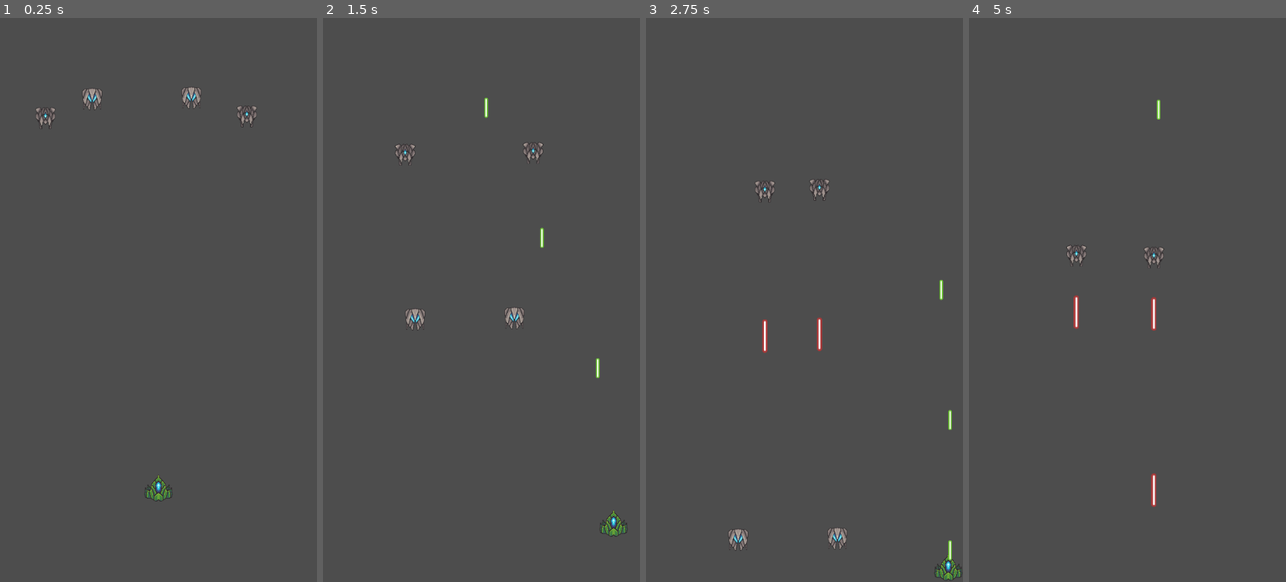
Above: before the commit, frames 1-4 (left to right).
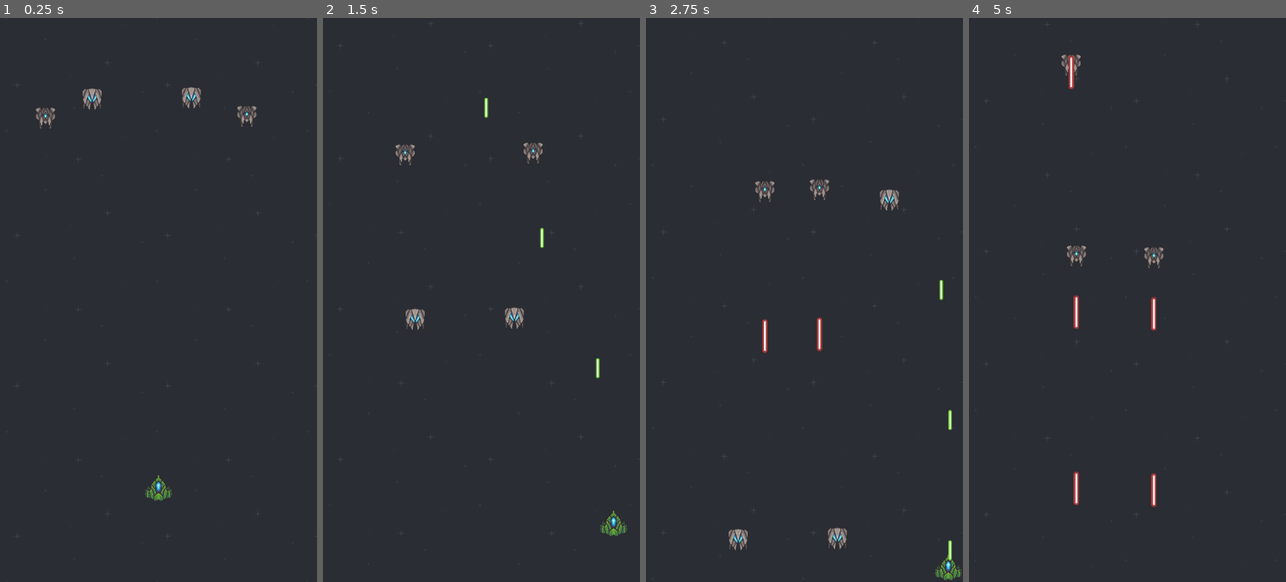
Above: after the commit, the same moments.

Repository: FestiveWasTaken/shootEmUp
Game: Godot game, scene res://scenes/game.tscn
Same seed, same stepped clock (60 frames per second), same inputs: the game is played once before the commit and once after it.
Inputs:
- Up to frame 1 (0.25 s): no input
- Up to frame 2 (1.5 s): hold D (move_right) 0.53-1.28 s; hold Space (shoot) 0.53-1.28 s; hold S (move_down) from 1.28 s (still down); tap Space (shoot) at 1.35 s
- Up to frame 3 (2.75 s): release S (move_down) at 2.03 s; hold D (move_right) from 2.03 s (still down); hold Space (shoot) from 2.03 s (still down)
- Up to frame 4 (5 s): release D (move_right) at 2.78 s; release Space (shoot) at 2.78 s; hold W (move_up) 2.78-3.53 s; tap Space (shoot) at 2.85, 4.35 s; hold Space (shoot) 3.53-4.28 s; hold A (move_left) from 3.53 s (still down)

The runs differ from the first frame. In frame 1, 99% of the frame differs, in the area x 0-100%, y 0-100%; in frame 2, 99%; in frame 3, 98%; in frame 4, 99%.

Commit message:
Added: Explosions, Background, Enemy Spawner

Diff:
--- /dev/null
+++ b/scenes/explosion.gd
@@ -0,0 +1,12 @@
+extends CPUParticles2D
+
+
+# Called when the node enters the scene tree for the first time.
+func _ready():
+	emitting = true
+
+
+# Called every frame. 'delta' is the elapsed time since the previous frame.
+func _process(delta):
+	if !emitting:
+		queue_free()
--- /dev/null
+++ b/scenes/explosion.tscn
@@ -0,0 +1,17 @@
+[gd_scene load_steps=2 format=3 uid="uid://dmf4o6uuohjuf"]
+
+[ext_resource type="Script" path="res://scenes/explosion.gd" id="1_di013"]
+
+[node name="Explosion" type="CPUParticles2D"]
+emitting = false
+amount = 40
+lifetime = 0.5
+one_shot = true
+explosiveness = 0.83
+direction = Vector2(0, 0)
+spread = 168.43
+gravity = Vector2(0, 0)
+initial_velocity_min = 99.81
+initial_velocity_max = 99.81
+color = Color(1, 0.843137, 0.611765, 1)
+script = ExtResource("1_di013")
--- a/scenes/game.tscn
+++ b/scenes/game.tscn
@@ -1,14 +1,16 @@
-[gd_scene load_steps=7 format=3 uid="uid://ddfkqxvyug5my"]
+[gd_scene load_steps=8 format=3 uid="uid://ddfkqxvyug5my"]
 
 [ext_resource type="Script" path="res://scripts/game.gd" id="1_qjg3n"]
 [ext_resource type="PackedScene" uid="uid://d1scicseyoio2" path="res://player.tscn" id="2_2xdaw"]
 [ext_resource type="PackedScene" uid="uid://rmfsm3mm827s" path="res://scenes/laser.tscn" id="3_m02y2"]
 [ext_resource type="PackedScene" uid="uid://cuaktsuvmk412" path="res://scenes/enemy.tscn" id="4_pdbpa"]
-[ext_resource type="PackedScene" uid="uid://u048axiuawp2" path="res://scenes/enemy1.tscn" id="5_gnctq"]
-[ext_resource type="PackedScene" uid="uid://e26xruqdbraq" path="res://scenes/enemy2.tscn" id="6_dq6bl"]
+[ext_resource type="PackedScene" path="res://scenes/enemy1.tscn" id="5_gnctq"]
+[ext_resource type="PackedScene" path="res://scenes/enemy2.tscn" id="6_dq6bl"]
+[ext_resource type="Texture2D" uid="uid://cjachjgf6jd3f" path="res://assets/blue.png" id="7_r7347"]
 
 [node name="Game" type="Node2D"]
 script = ExtResource("1_qjg3n")
+enemy_scenes = Array[PackedScene]([ExtResource("5_gnctq"), ExtResource("6_dq6bl"), ExtResource("4_pdbpa")])
 
 [node name="player" parent="." instance=ExtResource("2_2xdaw")]
 position = Vector2(270, 800)
@@ -30,8 +32,28 @@
 
 [node name="enemy2" parent="." instance=ExtResource("6_dq6bl")]
 position = Vector2(326, 61)
-shootspeed = 1.5
 
 [node name="enemy4" parent="." instance=ExtResource("6_dq6bl")]
 position = Vector2(157, 63)
-shootspeed = 1.5
+
+[node name="EnemyContainer" type="Node2D" parent="."]
+
+[node name="EnemySpawnTimer" type="Timer" parent="."]
+wait_time = 1.7
+autostart = true
+
+[node name="ParallaxBackground" type="ParallaxBackground" parent="."]
+
+[node name="ParallaxLayer" type="ParallaxLayer" parent="ParallaxBackground"]
+motion_mirroring = Vector2(0, 960)
+
+[node name="blue" type="Sprite2D" parent="ParallaxBackground/ParallaxLayer"]
+texture_repeat = 2
+texture = ExtResource("7_r7347")
+centered = false
+region_enabled = true
+region_rect = Rect2(0, 0, 540, 960)
+
+[node name="Explosion" type="CPUParticles2D" parent="."]
+
+[connection signal="timeout" from="EnemySpawnTimer" to="." method="_on_enemy_spawn_timer_timeout"]
--- a/scripts/elaser.gd
+++ b/scripts/elaser.gd
@@ -1,7 +1,7 @@
 extends Area2D
 
 @export var speed = 200
-
+var explosion_scene = preload("res://scenes/explosion.tscn")
 func _physics_process(delta):
 	global_position.y += speed * delta
 
@@ -11,4 +11,9 @@
 func _on_body_entered(body):
 	if body is Player:
 		body.die()
-		queue_free()
+		die()
+func die():
+	queue_free()
+	var effect = explosion_scene.instantiate()
+	effect.global_position = global_position
+	get_tree().current_scene.add_child(effect)
--- a/scripts/enemy.gd
+++ b/scripts/enemy.gd
@@ -13,6 +13,8 @@
 @onready var timer = $ShootTimer
 
 var elaser_scene = preload("res://scenes/elaser.tscn")
+var explosion_scene = preload("res://scenes/explosion.tscn")
+
 
 func _physics_process(delta):
 	global_position.y += downspeed * delta
@@ -20,6 +22,10 @@
 
 func die():
 	queue_free()
+	var effect = explosion_scene.instantiate()
+	effect.global_position = global_position
+	get_tree().current_scene.add_child(effect)
+
 
 func _on_body_entered(body):
 	if body is Player:
--- a/scripts/game.gd
+++ b/scripts/game.gd
@@ -1,10 +1,15 @@
 extends Node2D
+
+@export var enemy_scenes: Array[PackedScene] = []
 
 @onready var player_spawn_pos = $PlayerSpawnPosition
 @onready var laser_container = $LaserContainer
 @onready var timer = $ShootTimer
-
+@onready var enemytimer = $EnemySpawnTimer
+@onready var enemycontainer = $EnemyContainer
+@onready var pb = $ParallaxBackground
 var player = null
+var scroll_speed = 100
 
 func _ready():
 	player = get_tree().get_first_node_in_group("player")
@@ -12,8 +17,15 @@
 	player.global_position = player_spawn_pos.global_position
 	player.laser_shot.connect(_on_player_laser_shot)
 
+func _process(delta):
+	pb.scroll_offset.y += delta*scroll_speed
 
 func _on_player_laser_shot(laser_scene, location):
 	var laser = laser_scene.instantiate()
 	laser.global_position = location
 	laser_container.add_child(laser)
+
+func _on_enemy_spawn_timer_timeout():
+	var e = enemy_scenes.pick_random().instantiate()
+	e.global_position = Vector2(randf_range(40,500), 0)
+	enemycontainer.add_child(e)
--- a/scripts/laser.gd
+++ b/scripts/laser.gd
@@ -1,7 +1,7 @@
 extends Area2D
 
 @export var speed = 700
-
+var explosion_scene = preload("res://scenes/explosion.tscn")
 func _physics_process(delta):
 	global_position.y += -speed * delta
 
@@ -11,4 +11,10 @@
 func _on_area_entered(area):
 	if area is Enemy:
 		area.die()
-		queue_free()
+		die()
+
+func die():
+	queue_free()
+	var effect = explosion_scene.instantiate()
+	effect.global_position = global_position
+	get_tree().current_scene.add_child(effect)
--- a/scripts/player.gd
+++ b/scripts/player.gd
@@ -7,7 +7,7 @@
 @onready var gun = $Gun
 
 var laser_scene = preload("res://scenes/laser.tscn")
-
+var explosion_scene = preload("res://scenes/explosion.tscn")
 var shootCD := false
 
 func _process(delta):
@@ -31,3 +31,6 @@
 
 func die():
 	queue_free()
+	var effect = explosion_scene.instantiate()
+	effect.global_position = global_position
+	get_tree().current_scene.add_child(effect)
Binary file added: assets/blue.png
Not shown, added: assets/blue.png.import
Binary file added: assets/download (2).png
Not shown, added: assets/download (2).png.import
Binary file added: assets/fire00.png
Not shown, added: assets/fire00.png.import
